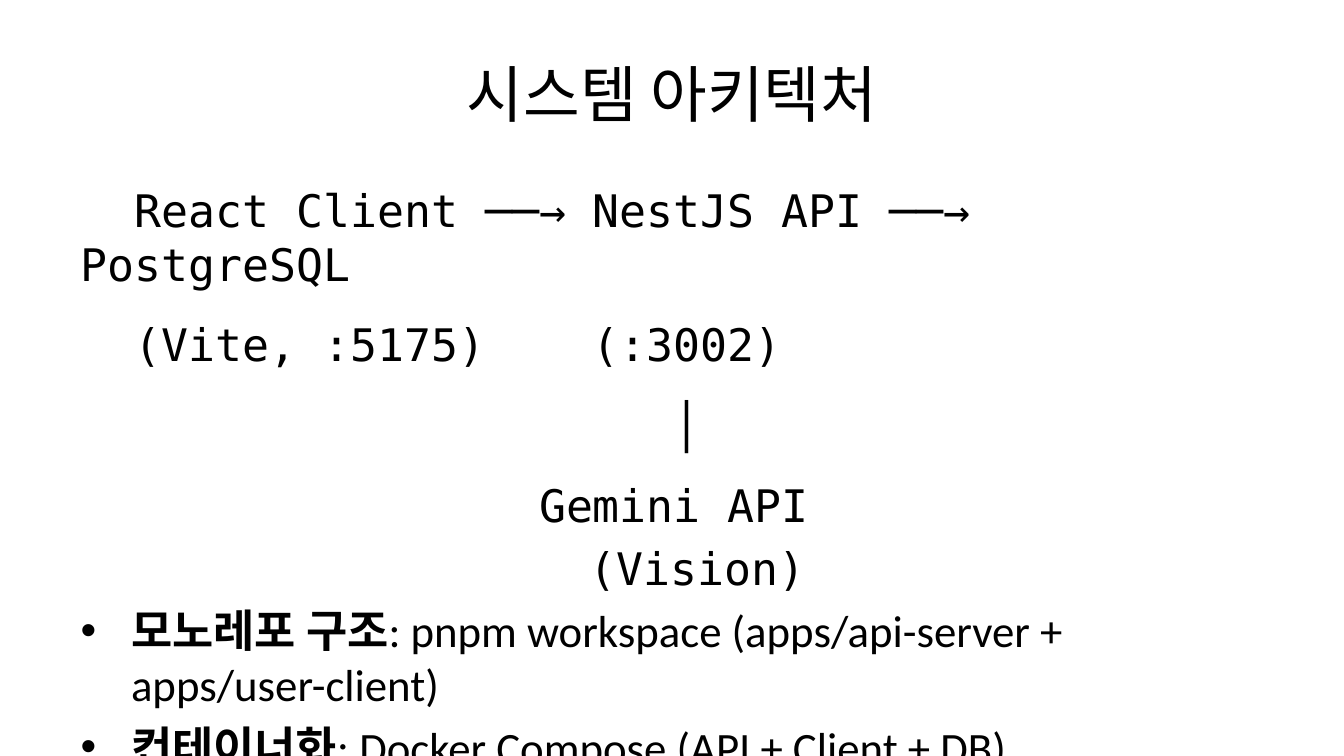
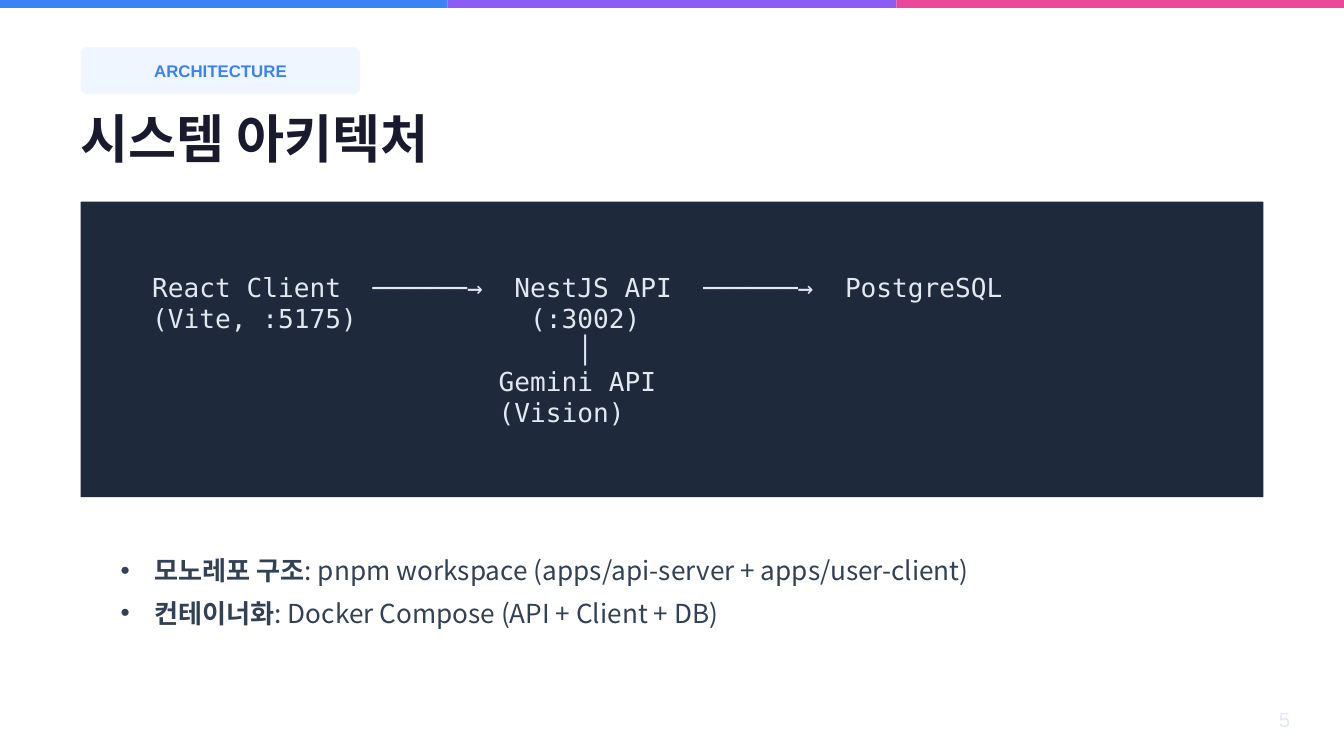
Before and after one commit to shinysky73/ai-worker, a slide deck: slide 5 of docs/REPORT_SLIDES.pptx (slide 6 before the commit). Drawn at 1344x756 pixels with LibreOffice and Linux fonts; fonts in the diff are those of the drawing. Boxes give left, top, right and bottom in pixels: in the first picture for what was removed or moved away, otherwise in the second. Text is boxed around its words. In the diff, an @@ line names an element or a change of style, - is before the commit and + after.

```diff
--- a/docs/REPORT_SLIDES.pptx
+++ b/docs/REPORT_SLIDES.pptx
@@ rectangle added at (0,0,448,8), fill #3B82F6 @@
@@ rectangle added at (448,0,896,8), fill #8B5CF6 @@
@@ rectangle added at (896,0,1344,8), fill #EC4899 @@
@@ rounded rectangle added at (81,47,360,94), fill #EFF6FF @@
@@ text added at (154,65,287,77), 9 pt, text #3B82F6, bold @@
+ARCHITECTURE
@@ text "시스템 아키텍처": place and size @@
-text "시스템 아키텍처" at (467,66,877,122)
+text "시스템 아키텍처" at (81,114,428,163)
@@ text "시스템 아키텍처" at (81,114,428,163): size 33 to 28 pt, font Calibri to Noto Sans CJK KR, text colour #000000 to #1A1A2E, bold on; alignment centre to left @@
@@ text at (81,192,863,591): paragraph removed @@
-React Client ──→ NestJS API ──→ PostgreSQL
-(Vite, :5175) (:3002)
-│
-Gemini API
-(Vision)
@@ rectangle added at (81,202,1263,497), fill #1E293B @@
@@ text added at (152,277,672,426), 14 pt, text #E2E8F0 @@
+React Client ──────→ NestJS API ──────→ PostgreSQL
+(Vite, :5175) (:3002)
+│
+Gemini API
+(Vision)
@@ text "모노레포 구조: pnpm workspace (apps/api-server ...": place and size @@
-text "모노레포 구조: pnpm workspace (apps/api-server ..." at (81,192,1030,709)
+text "모노레포 구조: pnpm workspace (apps/api-server ..." at (154,558,968,629)
@@ text "모노레포 구조: pnpm workspace (apps/api-server ..." at (154,558,968,629): size 24 to 14 pt, font Calibri to Noto Sans CJK KR, text colour #000000 to #334155; indent changed; more space between paragraphs; vertical alignment top to middle @@
```
Also in this commit, not shown: 15 other slides changed, 2 slides added, 1 slide removed, 1 other file.
